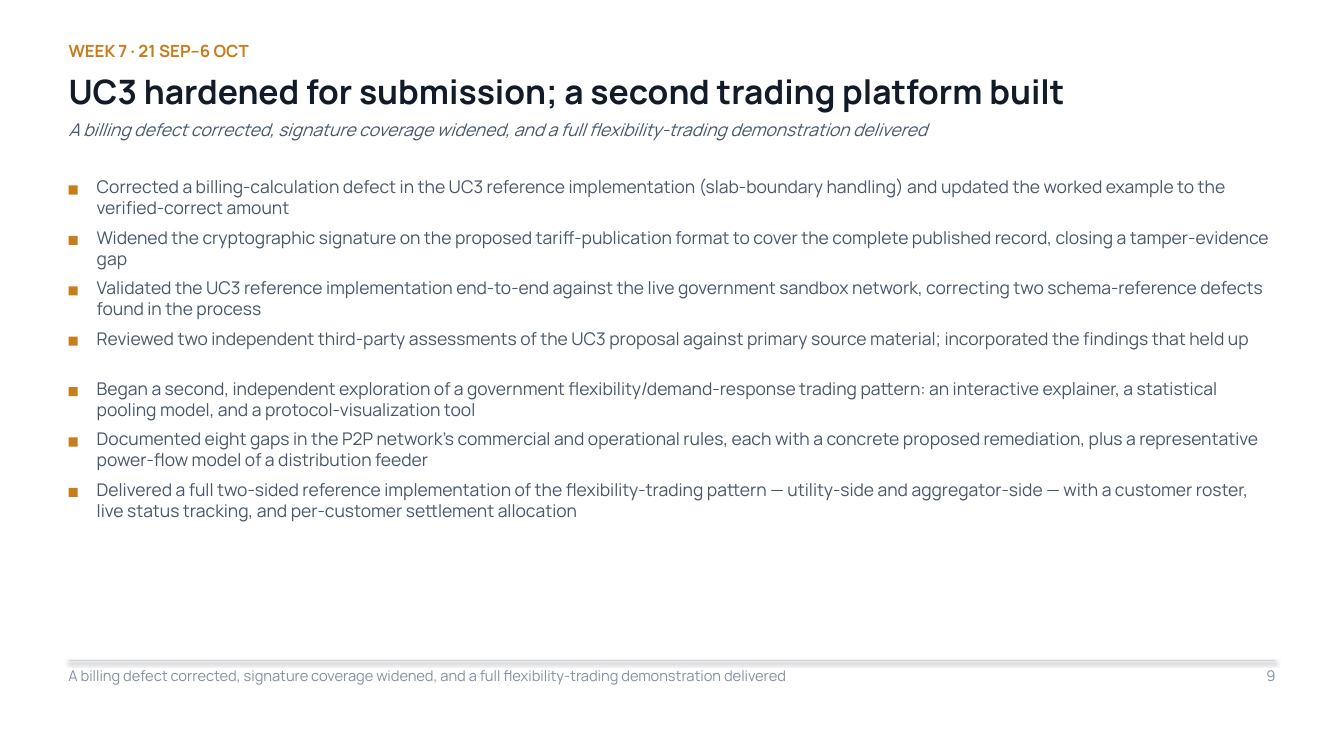
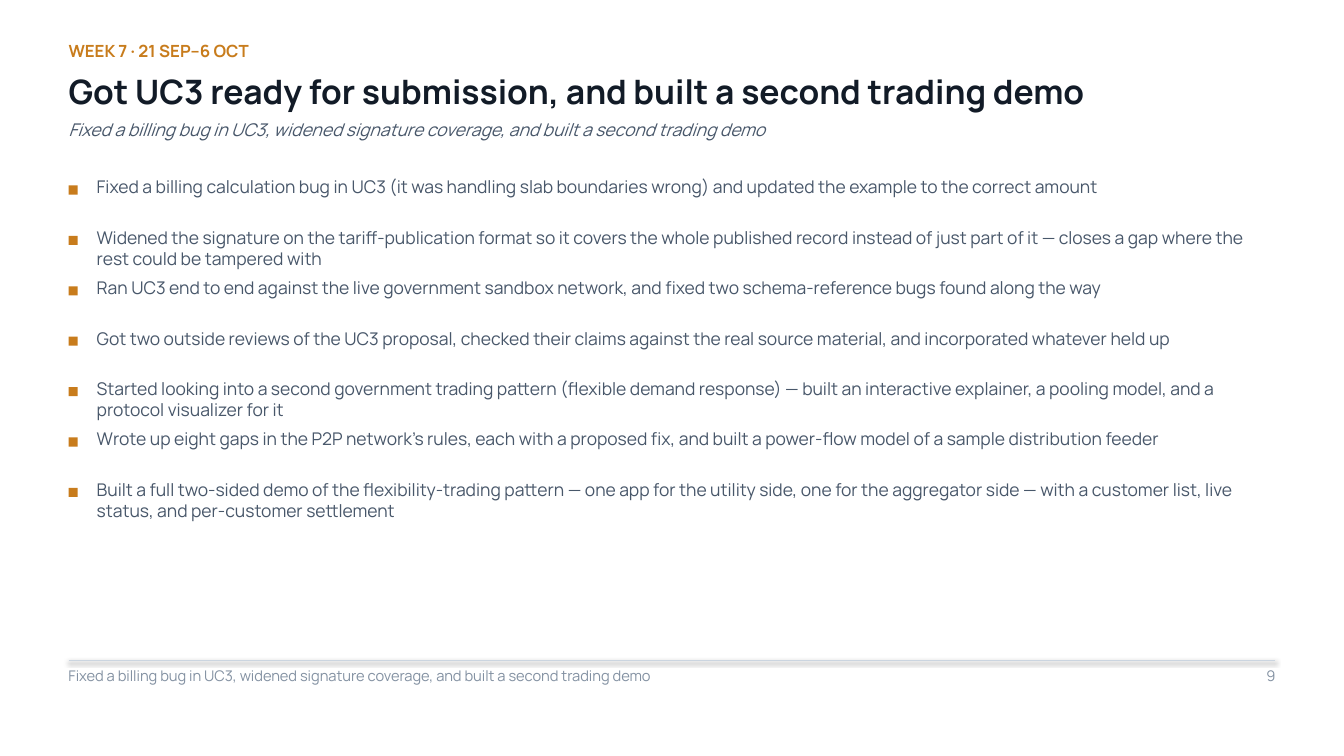
Before and after one commit to Sanjay-dev22/personal-deg, a slide deck: slide 9 of work-record/DEG-IES-Work-Record.pptx. Drawn at 1344x756 pixels with LibreOffice and Linux fonts; fonts in the diff are those of the drawing. Boxes give left, top, right and bottom in pixels: in the first picture for what was removed or moved away, otherwise in the second. Text is boxed around its words. In the diff, an @@ line names an element or a change of style, - is before the commit and + after.

```diff
--- a/work-record/DEG-IES-Work-Record.pptx
+++ b/work-record/DEG-IES-Work-Record.pptx
@@ text at bbox=[69, 79, 1084, 113]: text changed @@
-UC3 hardened for submission; a second trading platform built
+Got UC3 ready for submission, and built a second trading demo
@@ text at bbox=[69, 123, 765, 141]: text changed @@
-A billing defect corrected, signature coverage widened, and a full flexibility-trading demonstration delivered
+Fixed a billing bug in UC3, widened signature coverage, and built a second trading demo
@@ text at bbox=[97, 178, 1098, 198]: text changed @@
-Corrected a billing-calculation defect in the UC3 reference implementation (slab-boundary handling) and updated the worked example to the verified-correct amount
+Fixed a billing calculation bug in UC3 (it was handling slab boundaries wrong) and updated the example to the correct amount
@@ text at bbox=[97, 231, 1244, 269]: text changed @@
-Widened the cryptographic signature on the proposed tariff-publication format to cover the complete published record, closing a tamper-evidence gap
+Widened the signature on the tariff-publication format so it covers the whole published record instead of just part of it — closes a gap where the rest could be tampered with
@@ text at bbox=[97, 281, 1100, 299]: text changed @@
-Validated the UC3 reference implementation end-to-end against the live government sandbox network, correcting two schema-reference defects found in the process
+Ran UC3 end to end against the live government sandbox network, and fixed two schema-reference bugs found along the way
@@ text at bbox=[97, 332, 1170, 350]: text changed @@
-Reviewed two independent third-party assessments of the UC3 proposal against primary source material; incorporated the findings that held up
+Got two outside reviews of the UC3 proposal, checked their claims against the real source material, and incorporated whatever held up
@@ text at bbox=[97, 380, 1214, 420]: text changed @@
-Began a second, independent exploration of a government flexibility/demand-response trading pattern: an interactive explainer, a statistical pooling model, and a protocol-visualization tool
+Started looking into a second government trading pattern (flexible demand response) — built an interactive explainer, a pooling model, and a protocol visualizer for it
@@ text at bbox=[97, 432, 1159, 450]: text changed @@
-Documented eight gaps in the P2P network's commercial and operational rules, each with a concrete proposed remediation, plus a representative power-flow model of a distribution feeder
+Wrote up eight gaps in the P2P network's rules, each with a proposed fix, and built a power-flow model of a sample distribution feeder
@@ text at bbox=[97, 483, 1232, 521]: text changed @@
-Delivered a full two-sided reference implementation of the flexibility-trading pattern — utility-side and aggregator-side — with a customer roster, live status tracking, and per-customer settlement allocation
+Built a full two-sided demo of the flexibility-trading pattern — one app for the utility side, one for the aggregator side — with a customer list, live status, and per-customer settlement
@@ text at bbox=[68, 670, 651, 685]: text changed @@
-A billing defect corrected, signature coverage widened, and a full flexibility-trading demonstration delivered
+Fixed a billing bug in UC3, widened signature coverage, and built a second trading demo
```
Also in this commit, not shown: 13 other slides changed.
